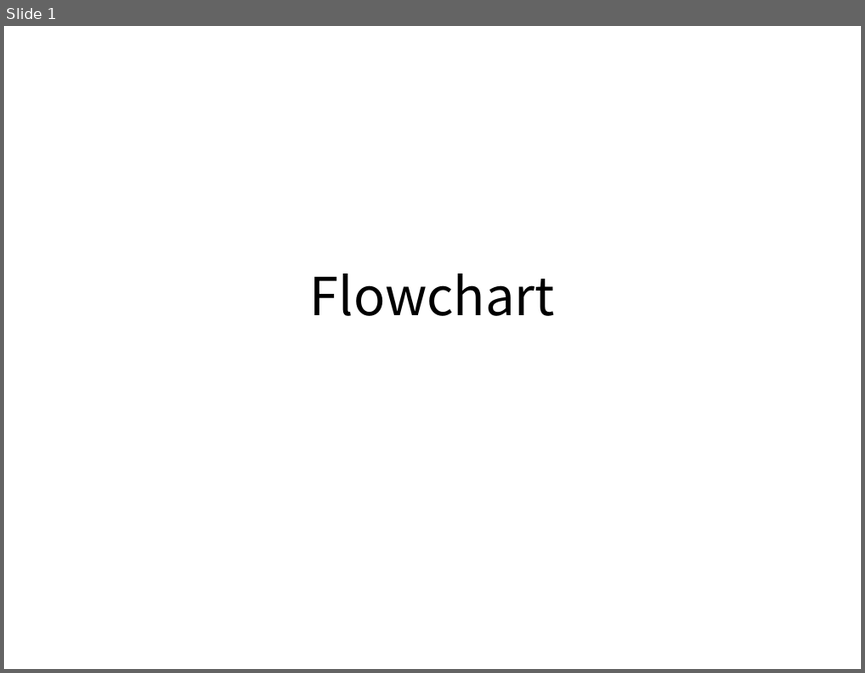
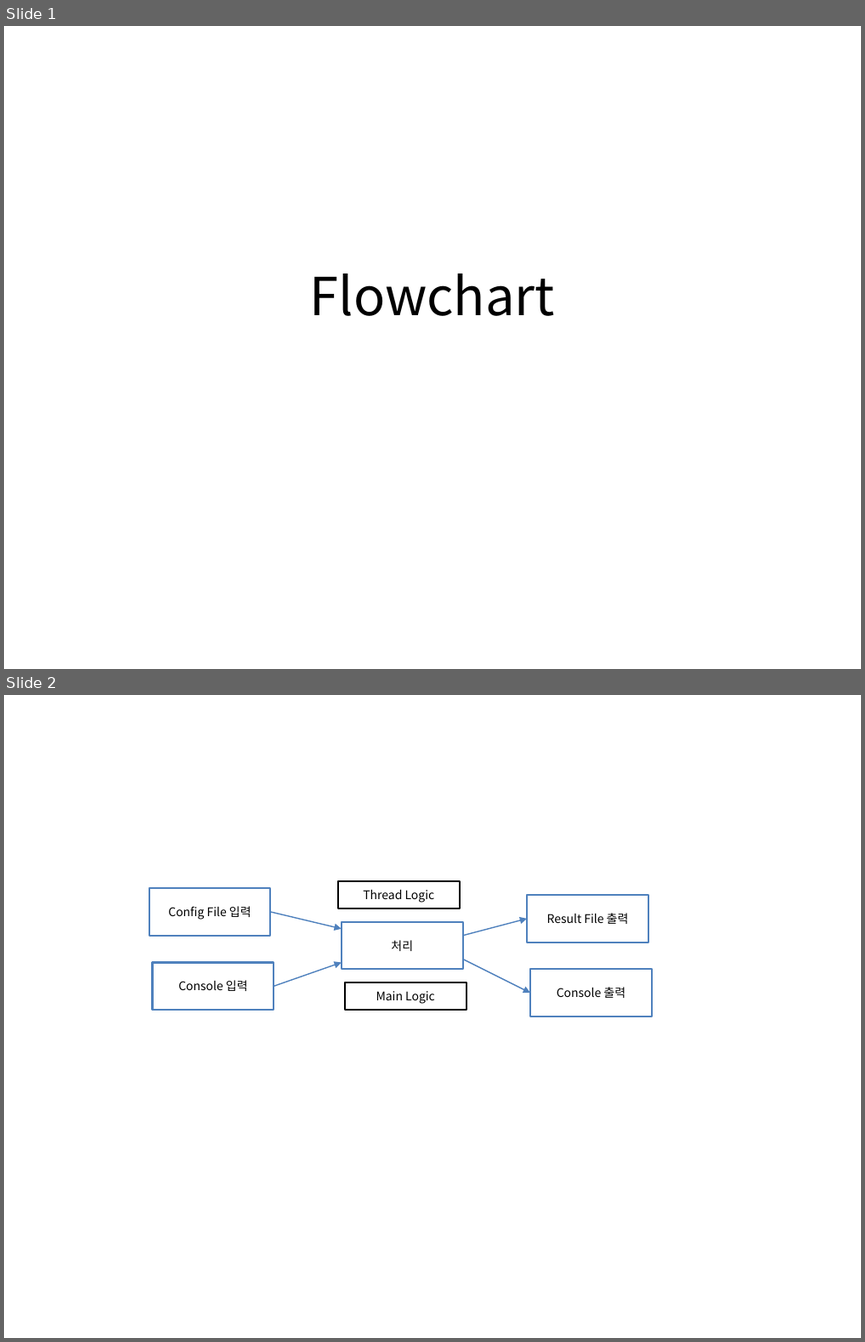
Before and after one commit to ambidext/CS_ConsoleGit, a slide deck: Monitoring/Flowchart.pptx. Shown one above the other, each under a label of ours: slide 1 before the commit, slides 1 and 2 after it. The pictures are 865x673 and 865x1342 pixels, drawn with LibreOffice and Linux fonts; fonts in the diff are those of the drawing. Boxes give left, top, right and bottom in pixels: in the first picture for what was removed or moved away, otherwise in the second. Text is boxed around its words. In the diff, an @@ line names an element or a change of style, - is before the commit and + after.

```diff
--- a/Monitoring/Flowchart.pptx
+++ b/Monitoring/Flowchart.pptx
@@ slide 2 added at [4, 695, 861, 1338], background #FFFFFF @@
@@ rectangle added at [148, 888, 270, 935], outline #4F81BD 1.5 pt, 10 pt, text #000000 @@
+Config File 입력
@@ rectangle added at [338, 882, 460, 908], outline #000000 1.5 pt, 10 pt, text #000000 @@
+Thread Logic
@@ rectangle added at [527, 895, 648, 941], outline #4F81BD 1.5 pt, 10 pt, text #000000 @@
+Result File 출력
@@ arrow added from (270, 912) to (341, 929), #4F81BD 1 pt @@
@@ rectangle added at [341, 922, 463, 970], outline #4F81BD 1.5 pt, 10 pt, text #000000 @@
+처리
@@ arrow added from (462, 936) to (527, 919), #4F81BD 1 pt @@
@@ rectangle added at [152, 962, 274, 1009], outline #4F81BD 1.5 pt, 10 pt, text #000000 @@
+Console 입력
@@ arrow added from (274, 987) to (341, 962), #4F81BD 1 pt @@
@@ arrow added from (462, 959) to (530, 993), #4F81BD 1 pt @@
@@ rectangle added at [530, 970, 652, 1016], outline #4F81BD 1.5 pt, 10 pt, text #000000 @@
+Console 출력
@@ rectangle added at [345, 983, 466, 1009], outline #000000 1.5 pt, 10 pt, text #000000 @@
+Main Logic
```
Also in this commit, not shown: 4 slides changed, 3 other slides added, 4 other files.
